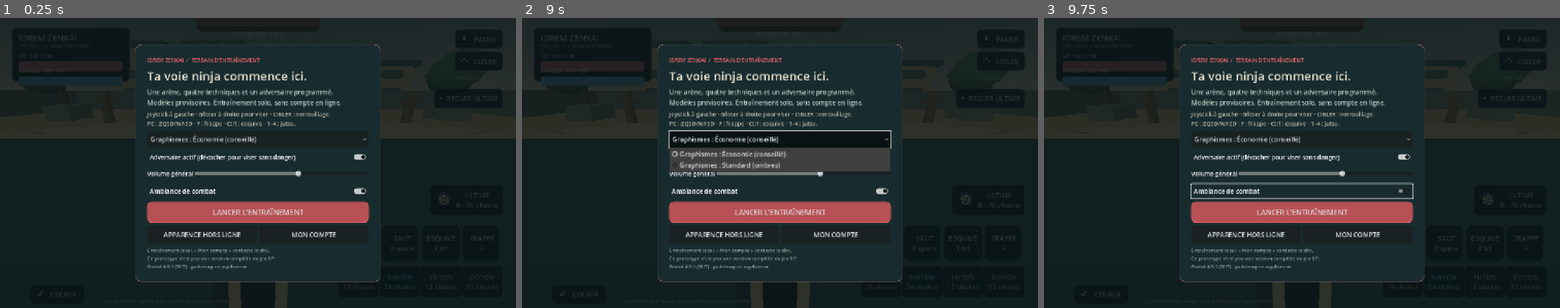
Above: before the commit, frames 1-3 (left to right).
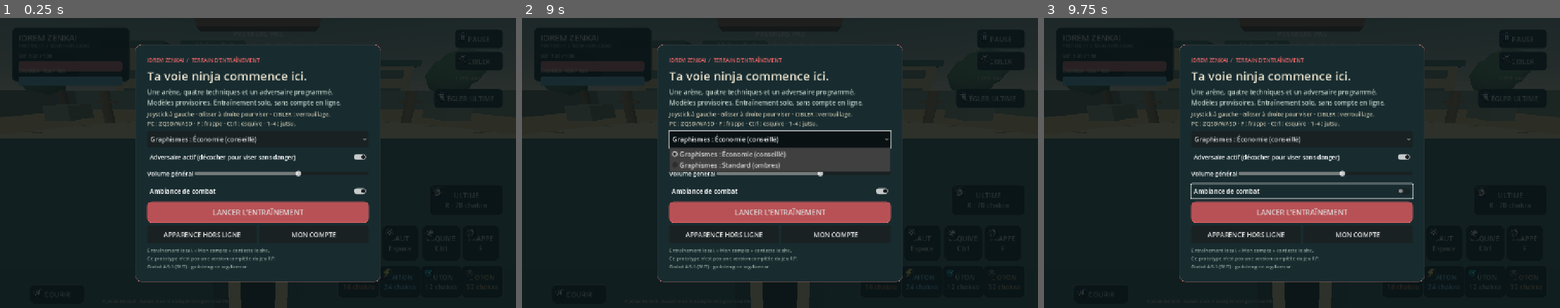
Above: after the commit, the same moments.

Repository: Zorolefrerot/MATCHLY-PROJECT
Game: Godot game, scene res://scenes/training.tscn
The game is run twice, just before and just after one commit, with the same random seed, the same clock (stepped at 60 frames per second) and the same inputs. Sound files missing from this copy of the repository are replaced by a short silence.
Inputs:
- Up to frame 1 (0.25 s): no input
- Up to frame 2 (9 s): click "CIBLER" at 0.5 s; click "FRAPPE F" at 1.25 s; click "ESQUIVE Ctrl" at 2 s; click "SAUT Espace" at 2.75 s; click "COURIR" at 3.5 s; click "ULTIME R · 70 chakra" at 4.25 s; click "RÉGLER ULTIME" at 5 s; click "KATON 16 chakra" at 5.75 s; click "RAITON 24 chakra" at 6.5 s; click "FŪTON 12 chakra" at 7.25 s; click "DOTON 32 chakra" at 8 s; click "Graphismes : Économie (consei…" at 8.75 s
- Up to frame 3 (9.75 s): click "Ambiance de combat" at 9.5 s

The runs differ from the first frame. In frame 1, 0.2% of the frame differs, in the area x 7-97%, y 6-96%; in frame 2, 0.2%; in frame 3, 0.2%.

Commit message:
fix: keep atlas icons inside responsive buttons
Co-authored-by: arena-agent <297053741+arena-agent@users.noreply.github.com>

Diff:
--- a/game/scripts/hud.gd
+++ b/game/scripts/hud.gd
@@ -105,9 +105,22 @@
 	if not buttons.has(action):
 		return
 	var button: Button = buttons[action]
-	button.icon = atlas_icon(atlas, cell)
-	button.expand_icon = true
-	button.add_theme_constant_override("h_separation", 7)
+	# Button.icon uses the atlas cell's native 256 px minimum in Godot 4.5.
+	# Keep the atlas texture, but draw it through a size-independent child so
+	# responsive touch buttons keep their authored bounds on a 1280x720 screen.
+	button.icon = null
+	button.expand_icon = false
+	var icon: TextureRect = button.get_node_or_null("AtlasIcon") as TextureRect
+	if icon == null:
+		icon = TextureRect.new()
+		icon.name = "AtlasIcon"
+		icon.mouse_filter = Control.MOUSE_FILTER_IGNORE
+		icon.expand_mode = TextureRect.EXPAND_IGNORE_SIZE
+		icon.stretch_mode = TextureRect.STRETCH_KEEP_ASPECT_CENTERED
+		icon.position = Vector2(6, 6)
+		icon.size = Vector2(28, 28)
+		button.add_child(icon)
+	icon.texture = atlas_icon(atlas, cell)
 
 func _activate(action: String) -> void:
 	if action == "sprint":
--- a/game/scripts/konoha_hud.gd
+++ b/game/scripts/konoha_hud.gd
@@ -125,7 +125,7 @@
 			continue
 		button.text = "%s\n%d chakra" % [str(data.get("name", "TECHNIQUE")), int(data.get("cost", 0))]
 		button.tooltip_text = "%s · %s" % [str(data.get("element", "Clan")), str(data.get("subtitle", "Technique particulière"))]
-		button.icon = atlas_icon(TECHNIQUE_ATLAS, int(data.get("motif", i)))
+		set_button_icon("combat_skill_%d" % i, int(data.get("motif", i)), TECHNIQUE_ATLAS)
 		button.add_theme_color_override("font_color", {"Katon":Color("ff864d"), "Mokuton":Color("8bcf78"), "Fūinjutsu":Color("ffa95c"), "Jūken":Color("a9dcff"), "Lames":Color("94cabb")}.get(str(data.get("element", "")), Color("e3eacb")))
 
 func set_combat_state(value: Dictionary) -> void:
